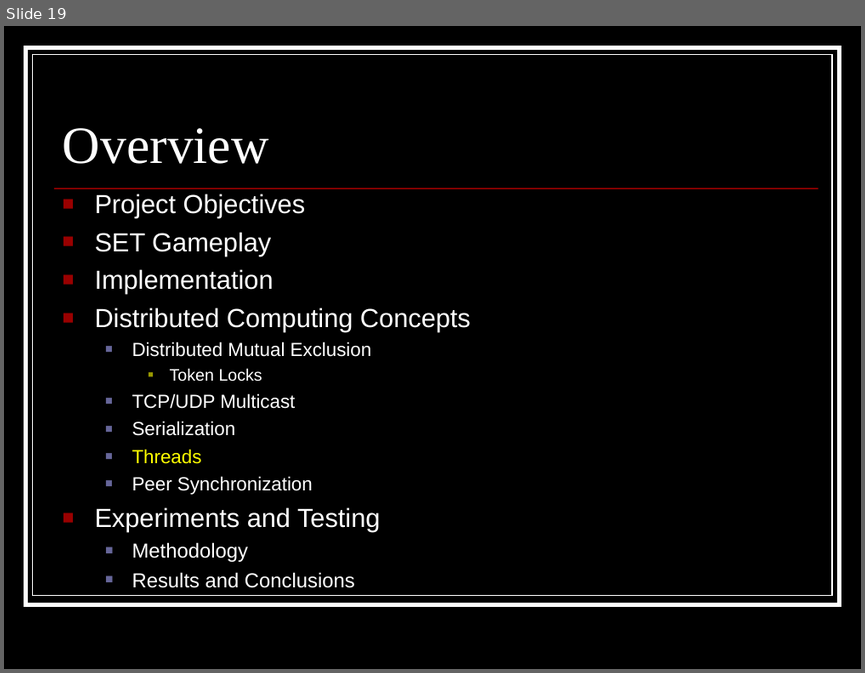
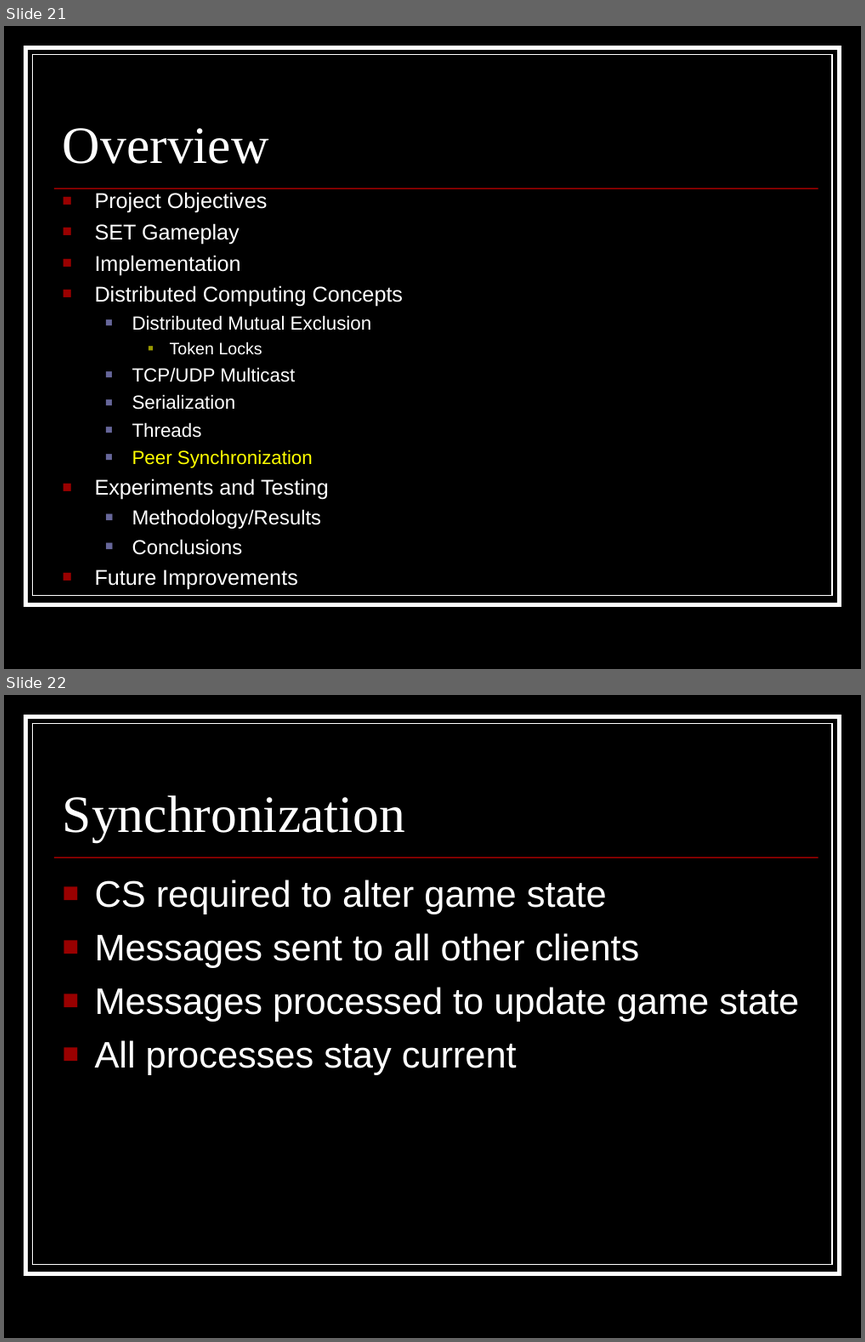
Before and after one commit to appleguru/p2pset, a slide deck: Other Documents/Final Presentation.ppt. Shown one above the other, each under a label of ours: slide 19 before the commit, slides 21 and 22 after it. The pictures are 865x673 and 865x1342 pixels, drawn with LibreOffice and Linux fonts; fonts in the diff are those of the drawing. Boxes give left, top, right and bottom in pixels: in the first picture for what was removed or moved away, otherwise in the second. Text is boxed around its words. In the diff, an @@ line names an element or a change of style, - is before the commit and + after.

```diff
--- a/Other Documents/Final Presentation.ppt
+++ b/Other Documents/Final Presentation.ppt
@@ slide 22 added at (4,695,861,1338), background #000000; not listed: 3 template elements that a slide beside it also shows @@
@@ title added at (63,795,405,841), 44 pt, text #FFFFFF @@
+Synchronization
@@ text added at (95,879,799,1074), 31 pt, text #FFFFFF @@
+■ CS required to alter game state
+■ Messages sent to all other clients
+■ Messages processed to update game state
+■ All processes stay current
@@ what was slide 19 is now slide 21 @@
@@ slide 21 changed as well @@
@@ text at (95,192,403,499): size 22 to 18 pt in "Project Objectives", "SET Gameplay", "Implementation", "Distributed Computing Concepts" and 1 more places; text colour #FFFF00 to #FFFFFF in "Threads"; text colour #FFFFFF to #FFFF00 in "Peer Synchronization"; less space between paragraphs @@
@@ text at (95,509,321,590): text changed @@
-  ■ Methodology
-  ■ Results and Conclusions
+  ■ Methodology/Results
+  ■ Conclusions
+■ Future Improvements
```
Also in this commit, not shown: 16 other slides changed, 9 other slides added, 2 slides removed.
